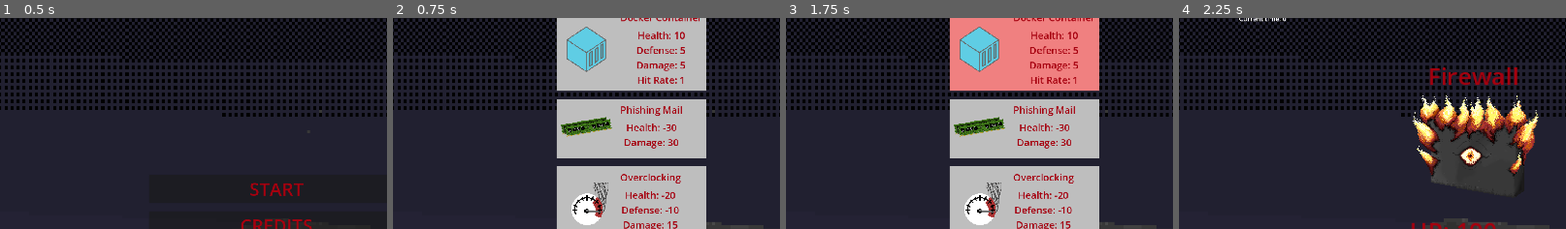
Above: before the commit, frames 1-4 (left to right).
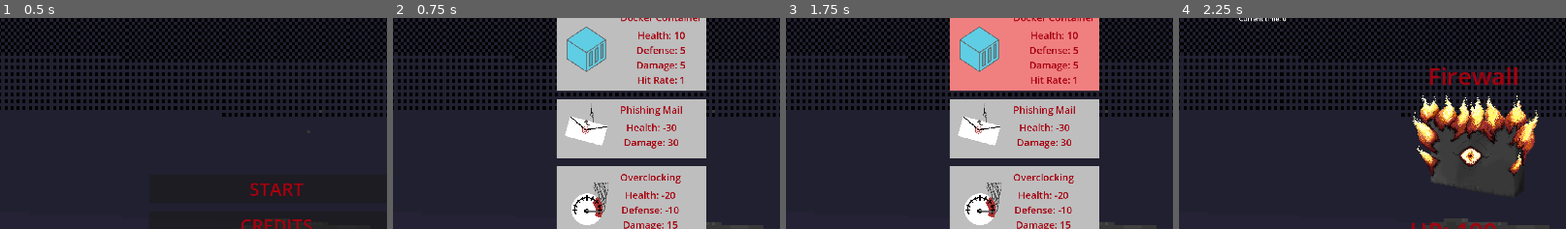
Above: after the commit, the same moments.

Repository: TheJustikar/piratesoftware-gamejam-16
Game: Godot game, scene res://Scenes/MainMenu/MainMenuScene.tscn
Same seed, same stepped clock (60 frames per second), same inputs: the game is played once before the commit and once after it.
Inputs (mouse positions are % of the whole screen's width and height, from its top left):
- Up to frame 1 (0.5 s): no input
- Up to frame 2 (0.75 s): click "START" at 0.5 s
- Up to frame 3 (1.75 s): tap Enter at 1.25 s; move the mouse to (71, 26) at 1.27 s; click (71, 26) at 1.42 s
- Up to frame 4 (2.25 s): click "Confirm" at 2 s
The pictures show only the part of the screen within x 40-90%, y 18-68%; the shares and areas given below are measured in that part.

Frame 1 is identical in both runs. In frame 2, 1.2% of the frame differs, in the area x 43-57%, y 40-61%; in frame 3, 1.2%; in frame 4, nothing differs.

Commit message:
add phishing mail

Diff:
--- a/GameObjects/Upgrades/phishing_mail.gd
+++ b/GameObjects/Upgrades/phishing_mail.gd
@@ -2,4 +2,4 @@
 
 
 func _init() -> void:
-	super("Phishing Mail", "", -30, 0, 30, 0)
+	super("Phishing Mail", "res://GameObjects/Upgrades/phising_mail.png", -30, 0, 30, 0)
Binary file added: GameObjects/Upgrades/phising_mail.aseprite
Binary file added: GameObjects/Upgrades/phising_mail.png
Not shown, added: GameObjects/Upgrades/phising_mail.png.import
